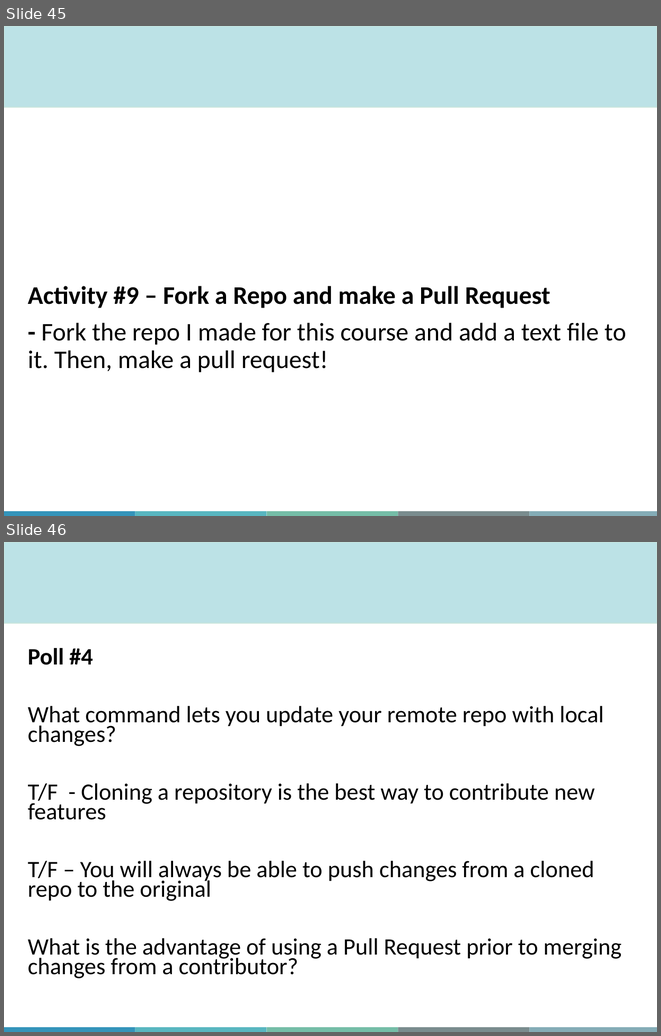
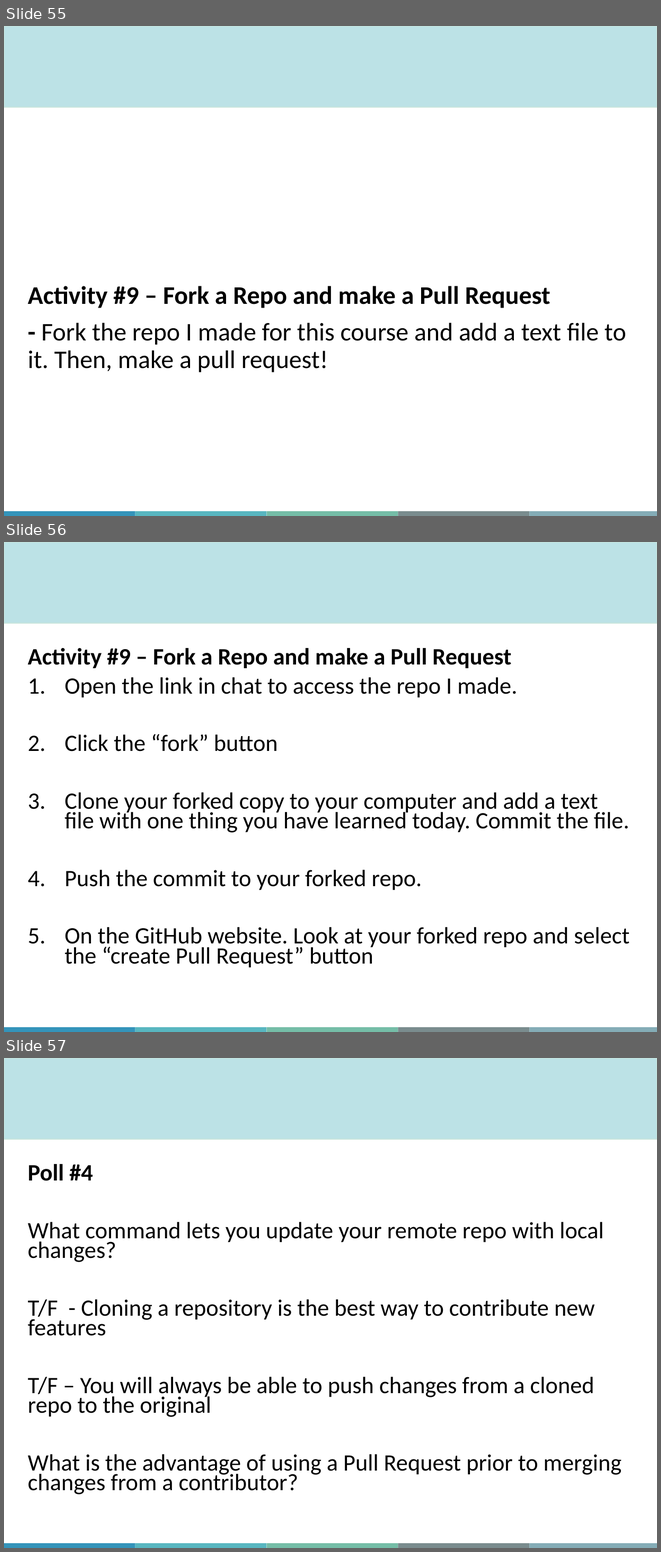
Before and after one commit to aosakwe/MiCM_IntroToGitHub, a slide deck: Slides/MiCM_GitHub_Workshop.pptx. Shown one above the other, each under a label of ours: slides 45 and 46 before the commit, slides 55, 56 and 57 after it. The pictures are 661x1036 and 661x1552 pixels, drawn with LibreOffice and Linux fonts; fonts in the diff are those of the drawing; background and template pictures are left out. Boxes give left, top, right and bottom in pixels: in the first picture for what was removed or moved away, otherwise in the second. Text is boxed around its words. In the diff, an @@ line names an element or a change of style, - is before the commit and + after.

```diff
--- a/Slides/MiCM_GitHub_Workshop.pptx
+++ b/Slides/MiCM_GitHub_Workshop.pptx
@@ slide 56 added at <box>4,542,657,1032</box>, background #FFFFFF; not listed: 6 template elements that a slide beside it also shows @@
@@ text added at <box>28,648,629,967</box>, 25.9 pt, text #000000 @@
+Activity #9 – Fork a Repo and make a Pull Request
+1. Open the link in chat to access the repo I made.
+2. Click the “fork” button
+3. Clone your forked copy to your computer and add a text file with one thing you have learned today. Commit the file.
+4. Push the commit to your forked repo.
+5. On the GitHub website. Look at your forked repo and select the “create Pull Request” button
@@ what was slide 45 is now slide 55 @@
@@ what was slide 46 is now slide 57 @@
```
Also in this commit, not shown: 1 slide changed, 10 other slides added, 1 other file.
